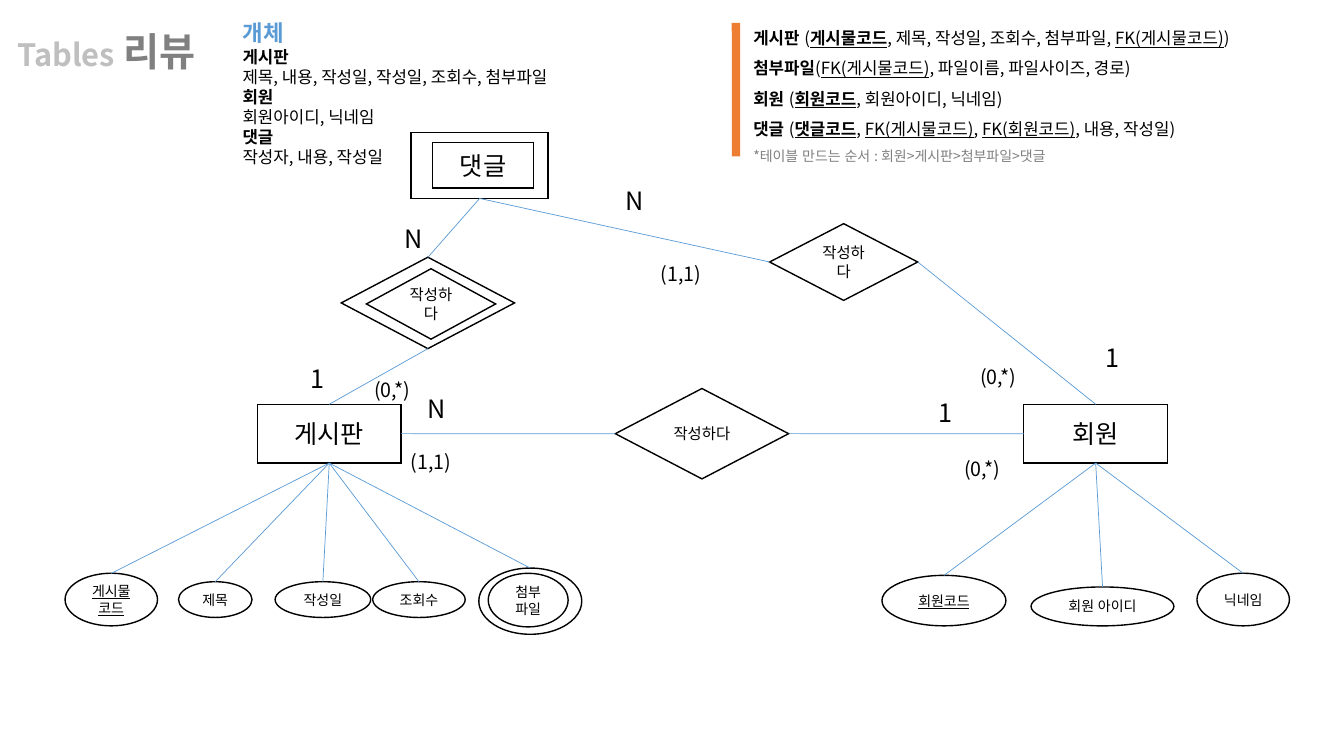
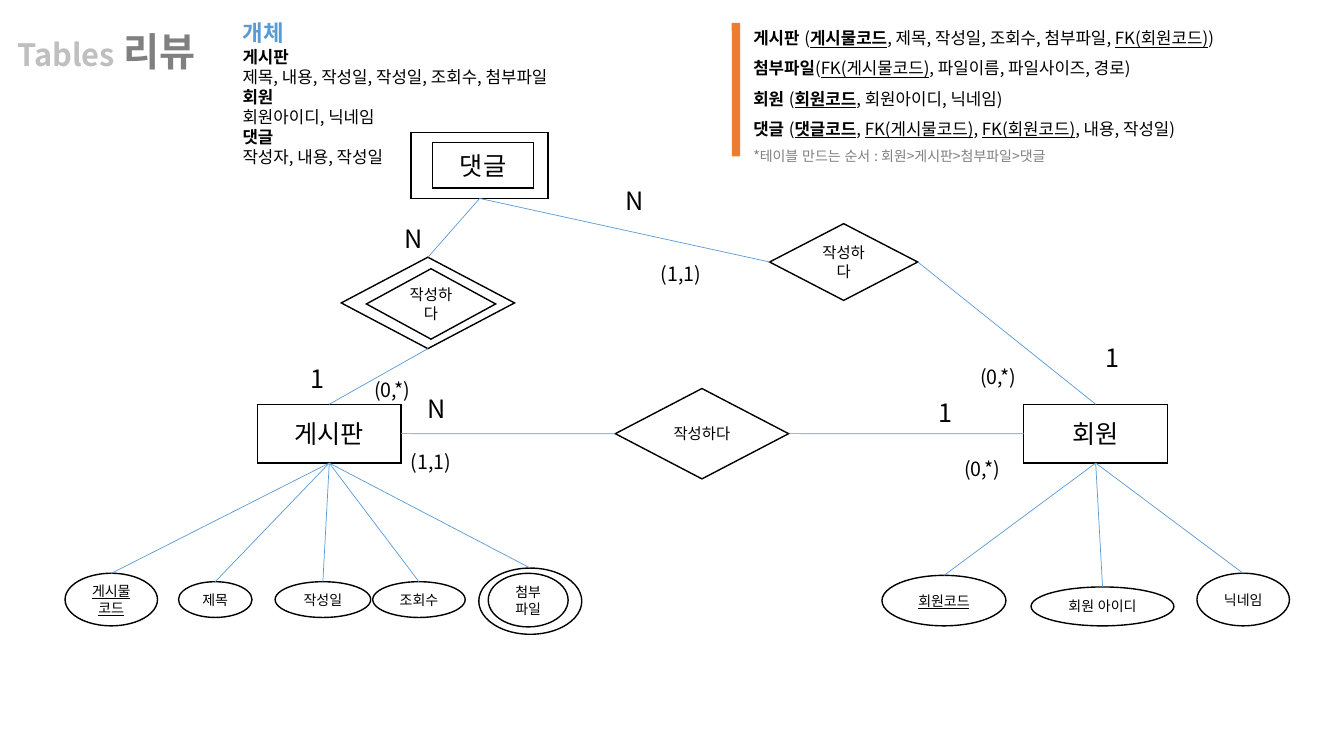
Before and after one commit to SunWater8/java-205, a slide deck: slide 2 of ERD/문서 06-17 145712 모델링 (영화, 리뷰).pptx. Drawn at 1344x756 pixels with LibreOffice and Linux fonts; fonts in the diff are those of the drawing. Boxes give left, top, right and bottom in pixels: in the first picture for what was removed or moved away, otherwise in the second. Text is boxed around its words. In the diff, an @@ line names an element or a change of style, - is before the commit and + after.

```diff
--- a/ERD/문서 06-17 145712 모델링 (영화, 리뷰).pptx
+++ b/ERD/문서 06-17 145712 모델링 (영화, 리뷰).pptx
@@ text at (753, 30, 1214, 48): text changed @@
-게시판 (게시물코드, 제목, 작성일, 조회수, 첨부파일, FK(게시물코드))
+게시판 (게시물코드, 제목, 작성일, 조회수, 첨부파일, FK(회원코드))
```
